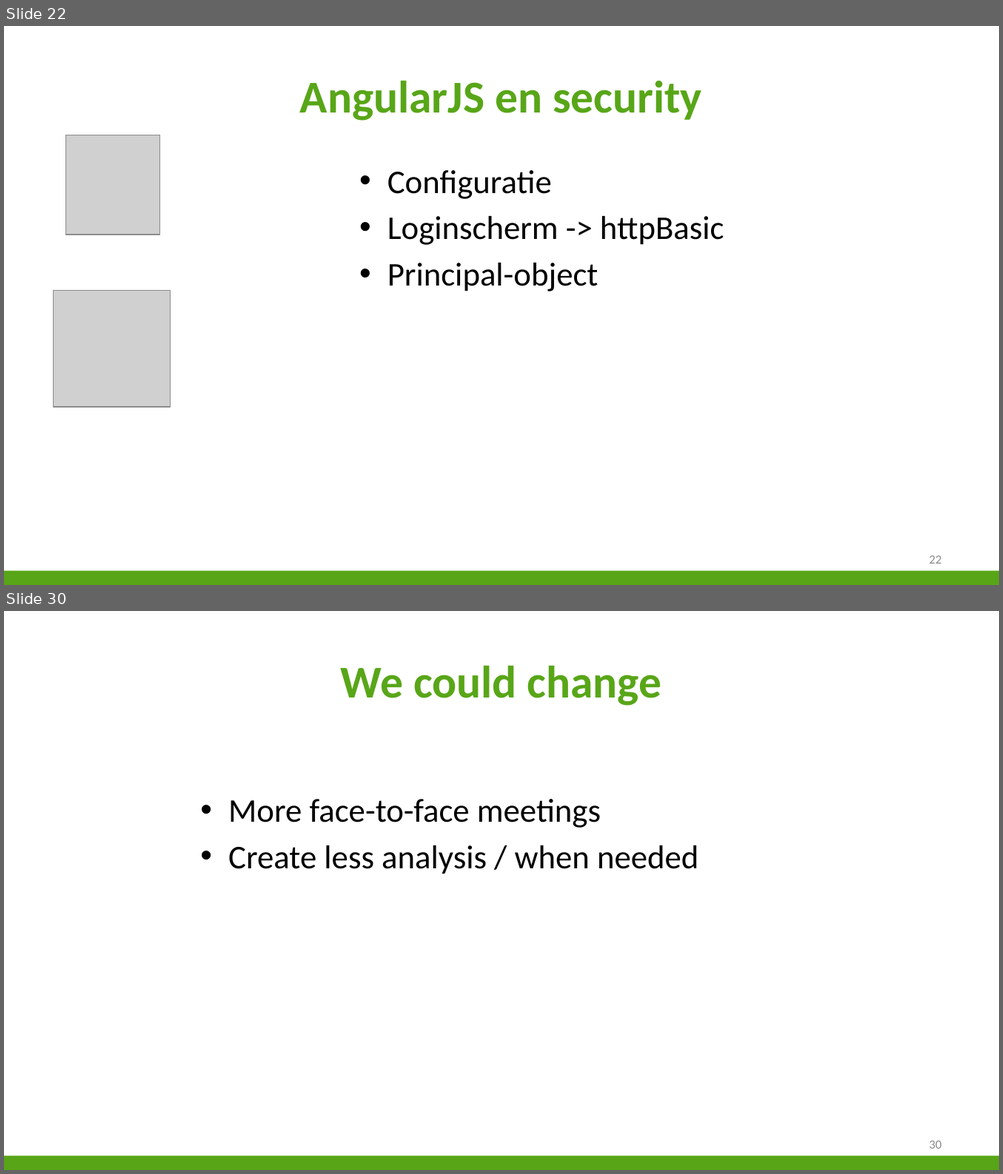
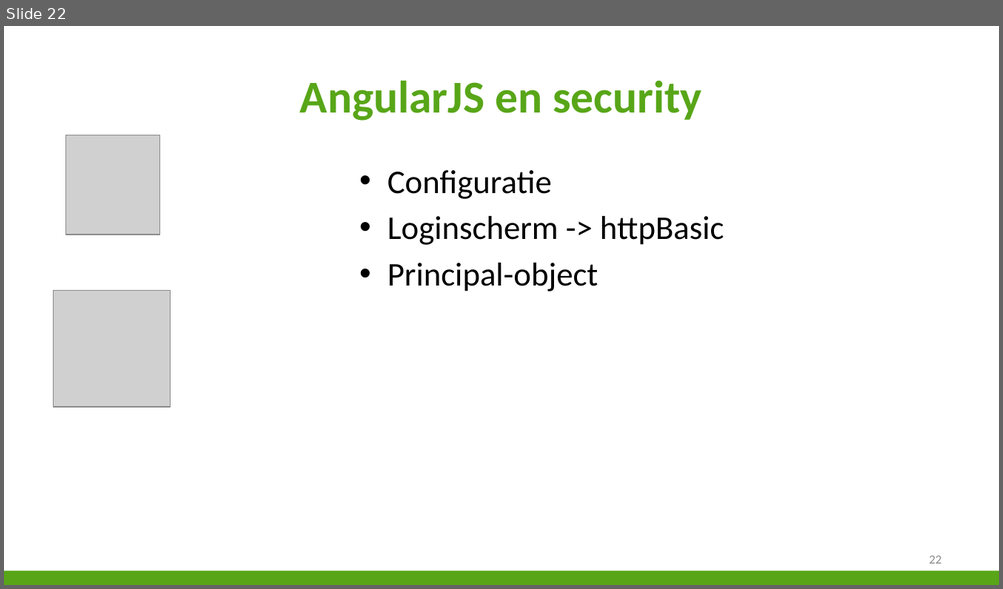
Before and after one commit to niekvandael/iTalent, a slide deck: italent/documents/Presentatie/Presentatie.pptx. Shown one above the other, each under a label of ours: slides 22 and 30 before the commit, slide 22 after it; the slides between them are not shown. The pictures are 1003x1174 and 1003x589 pixels, drawn with LibreOffice and Linux fonts; fonts in the diff are those of the drawing; grey boxes stand for pictures; background and template pictures are left out. Boxes give left, top, right and bottom in pixels: in the first picture for what was removed or moved away, otherwise in the second. Text is boxed around its words. In the diff, an @@ line names an element or a change of style, - is before the commit and + after.

```diff
--- a/italent/documents/Presentatie/Presentatie.pptx
+++ b/italent/documents/Presentatie/Presentatie.pptx
@@ slide 30 removed at [4,611,999,1170], background #FFFFFF; not listed: 1 template element that a slide beside it also shows @@
@@ title removed at [341,665,662,706] @@
-We could change
@@ text removed at [228,799,698,874] @@
-• More face-to-face meetings
-• Create less analysis / when needed
@@ page number removed at [929,1141,942,1149] @@
-30
```
Also in this commit, not shown: 7 slides changed, 2 slides added, 8 other slides removed, 2 other files.
